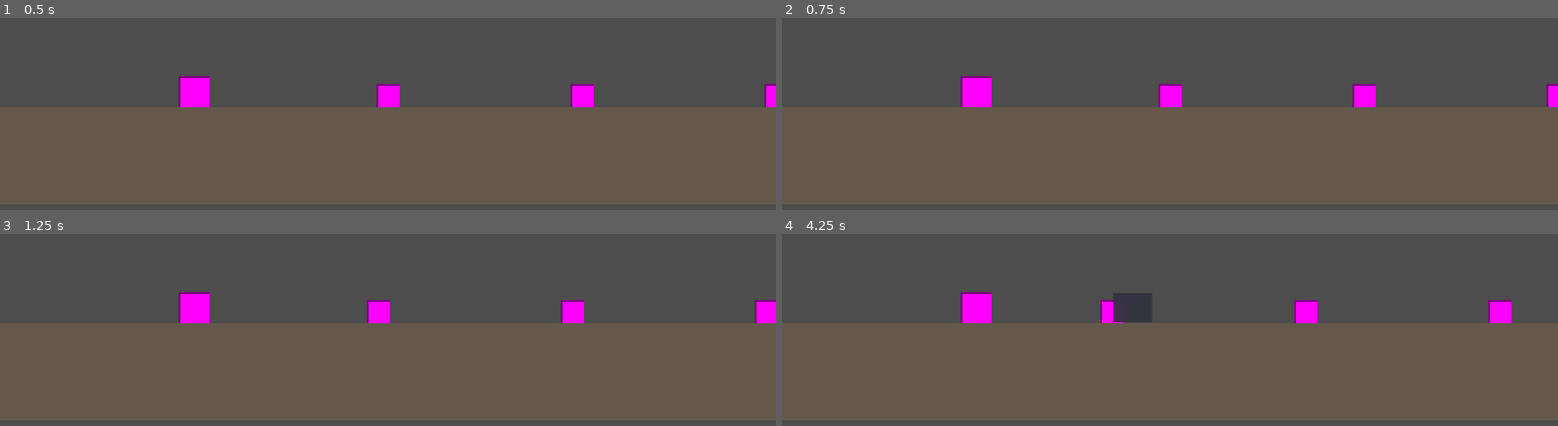
Above: before the commit, frames 1-4 (two rows, left to right).
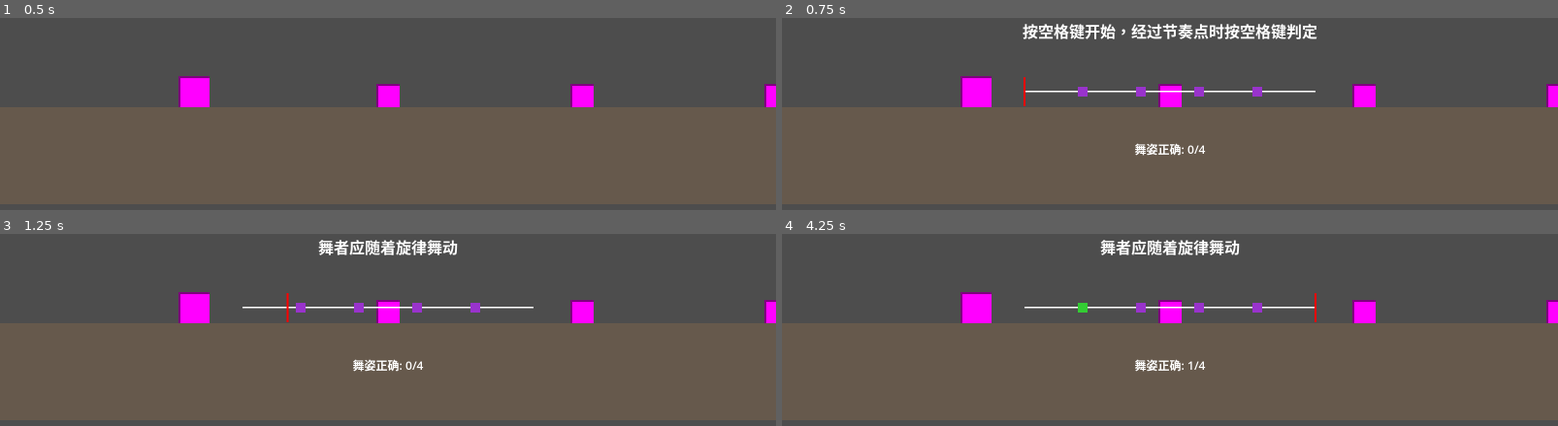
Above: after the commit, the same moments.

Repository: Lnx-Tao/GGJ2026
Game: Godot game, scene res://Scene/GameWorld.tscn
The game is run twice, just before and just after one commit, with the same random seed, the same clock (stepped at 60 frames per second) and the same inputs.
Inputs (mouse positions are in pixels of both pictures, inside the frame that each line leads up to):
- Up to frame 1 (0.5 s): no input
- Up to frame 2 (0.75 s): tap Enter at 0.5 s; move the mouse to (1340, 69) at 0.52 s; hold D from 0.53 s (still down); click (1340, 69) at 0.67 s
- Up to frame 3 (1.25 s): keep holding D; tap Space (ui_select) at 0.77 s
- Up to frame 4 (4.25 s): tap Space (ui_select) at 1.25, 1.52, 3.02, 3.5, 3.77 s; move the mouse to (1014, 330) at 1.27 s; release D at 1.28 s; click (1014, 330) at 1.42 s; tap Enter at 2 s; move the mouse to (outside the picture) at 2.02 s; hold D 2.03-3.53 s; click (outside the picture) at 2.17 s; move the mouse to (1131, 395) at 2.77 s; click (1131, 395) at 2.92 s; move the mouse to (1402, 372) at 3.52 s; click (1402, 372) at 3.67 s

Frame 1 is identical in both runs. In frame 2, 2.8% of the frame differs, in the area x 31-69%, y 3-72%; in frame 3, 2.7%; in frame 4, 4.3%, in the area x 31-100%, y 3-72%.

Commit message:
简陋舞者面具功能
添加了舞者面具功能。现在在玩的时候，按下D键会触发舞者面具的界面，然后按下空格木棒开始移动，移动到点重合时再按空格，则会计舞姿正确一次，否则不计。结束后会自动跳回原来界面

Diff:
--- /dev/null
+++ b/ggj-2026/Prefab/test_player.tscn
@@ -0,0 +1,60 @@
+[gd_scene load_steps=9 format=3 uid="uid://bn27ynf5fsfon"]
+
+[ext_resource type="Texture2D" path="res://Art/people_walk.png" id="1_ilpge"]
+
+[sub_resource type="AtlasTexture" id="AtlasTexture_orww4"]
+atlas = ExtResource("1_ilpge")
+region = Rect2(341, 0, 341, 341)
+
+[sub_resource type="AtlasTexture" id="AtlasTexture_jluux"]
+atlas = ExtResource("1_ilpge")
+region = Rect2(682, 0, 341, 341)
+
+[sub_resource type="AtlasTexture" id="AtlasTexture_3mh6t"]
+atlas = ExtResource("1_ilpge")
+region = Rect2(341, 341, 341, 341)
+
+[sub_resource type="AtlasTexture" id="AtlasTexture_e13in"]
+atlas = ExtResource("1_ilpge")
+region = Rect2(682, 341, 341, 341)
+
+[sub_resource type="AtlasTexture" id="AtlasTexture_giqwq"]
+atlas = ExtResource("1_ilpge")
+region = Rect2(341, 682, 341, 341)
+
+[sub_resource type="AtlasTexture" id="AtlasTexture_r0vw1"]
+atlas = ExtResource("1_ilpge")
+region = Rect2(682, 682, 341, 341)
+
+[sub_resource type="SpriteFrames" id="SpriteFrames_vs8wj"]
+animations = [{
+"frames": [{
+"duration": 1.0,
+"texture": SubResource("AtlasTexture_orww4")
+}, {
+"duration": 1.0,
+"texture": SubResource("AtlasTexture_jluux")
+}, {
+"duration": 1.0,
+"texture": SubResource("AtlasTexture_3mh6t")
+}, {
+"duration": 1.0,
+"texture": SubResource("AtlasTexture_e13in")
+}, {
+"duration": 1.0,
+"texture": SubResource("AtlasTexture_giqwq")
+}, {
+"duration": 1.0,
+"texture": SubResource("AtlasTexture_r0vw1")
+}],
+"loop": true,
+"name": &"walk",
+"speed": 5.0
+}]
+
+[node name="TestPlayer" type="Node2D"]
+
+[node name="animation" type="AnimatedSprite2D" parent="."]
+sprite_frames = SubResource("SpriteFrames_vs8wj")
+animation = &"walk"
+autoplay = "walk"
--- /dev/null
+++ b/ggj-2026/Script/dancer_mask.gd
@@ -0,0 +1,93 @@
+extends Node
+
+## 舞者面具 - 节奏判定系统
+##
+## 使用方法：
+## 1. 调用 start_rhythm_game(beat_count, callback) 开始节奏游戏
+## 2. 系统会自动显示UI并处理输入
+## 3. 完成后通过回调函数返回结果
+##
+## 示例：
+##   DancerMask.start_rhythm_game(4, func(result): print("结果: ", result))
+
+signal rhythm_completed(result: Dictionary)
+
+## 节奏判定UI场景路径
+const UI_SCENE_PATH = "res://UI/dancer_mask_ui.tscn"
+
+## 当前UI实例
+var ui_instance: Control = null
+## CanvasLayer实例（用于屏幕空间显示）
+var canvas_layer: CanvasLayer = null
+
+## 开始节奏游戏
+## beat_count: 需要击中的节奏点数量（默认4个）
+## speed: 指针移动速度（像素/秒，默认200）
+## tolerance: 判定容差范围（像素，默认30）
+func start_rhythm_game(beat_count: int = 4, speed: float = 200.0, tolerance: float = 30.0) -> void:
+	# 如果已有UI在运行，先清理
+	if canvas_layer != null:
+		canvas_layer.queue_free()
+		canvas_layer = null
+		ui_instance = null
+
+	# 加载UI场景
+	var ui_scene = load(UI_SCENE_PATH)
+	if ui_scene == null:
+		push_error("无法加载舞者面具UI场景: " + UI_SCENE_PATH)
+		return
+
+	# 暂停游戏
+	get_tree().paused = true
+
+	# 创建CanvasLayer（屏幕空间，不受相机影响）
+	canvas_layer = CanvasLayer.new()
+	canvas_layer.name = "DancerMaskCanvasLayer"
+	canvas_layer.process_mode = Node.PROCESS_MODE_ALWAYS
+	get_tree().root.add_child(canvas_layer)
+
+	# 创建UI实例
+	ui_instance = ui_scene.instantiate()
+	# 设置UI在暂停时也能处理输入
+	ui_instance.process_mode = Node.PROCESS_MODE_ALWAYS
+	canvas_layer.add_child(ui_instance)
+
+	# 连接完成信号
+	if ui_instance.has_signal("rhythm_completed"):
+		ui_instance.rhythm_completed.connect(_on_rhythm_completed)
+
+	# 初始化UI
+	if ui_instance.has_method("start_game"):
+		ui_instance.start_game(beat_count, speed, tolerance)
+
+## 停止节奏游戏（如果正在运行）
+func stop_rhythm_game() -> void:
+	# 恢复游戏
+	get_tree().paused = false
+
+	# 清理CanvasLayer（会自动清理其子节点）
+	if canvas_layer != null:
+		canvas_layer.queue_free()
+		canvas_layer = null
+		ui_instance = null
+
+## 检查是否正在运行
+func is_active() -> bool:
+	return canvas_layer != null and is_instance_valid(canvas_layer) and ui_instance != null and is_instance_valid(ui_instance)
+
+## 内部回调：节奏游戏完成
+func _on_rhythm_completed(result: Dictionary) -> void:
+	rhythm_completed.emit(result)
+	stop_rhythm_game()
+
+## 静态方法：快速启动（最简单的方式）
+## 在其他脚本中可以直接调用：DancerMask.quick_start(callback)
+static func quick_start(beat_count: int = 4, callback: Callable = Callable()) -> void:
+	var script = load("res://Script/dancer_mask.gd")
+	var instance = script.new()
+	var tree = Engine.get_main_loop()
+	if tree is SceneTree:
+		tree.root.add_child(instance)
+		if callback.is_valid():
+			instance.rhythm_completed.connect(callback)
+		instance.start_rhythm_game(beat_count)
--- /dev/null
+++ b/ggj-2026/Script/dancer_mask_example.gd
@@ -0,0 +1,52 @@
+## 舞者面具使用示例
+##
+## 这个文件展示了如何在其他脚本中调用舞者面具功能
+## 你可以参考这个示例来集成到你的主逻辑中
+
+extends Node
+
+## 方法1: 使用单例方式（推荐）
+func use_dancer_mask_method1() -> void:
+	# 获取舞者面具实例
+	var dancer_mask = load("res://Script/dancer_mask.gd").new()
+	add_child(dancer_mask)
+
+	# 连接完成信号
+	dancer_mask.rhythm_completed.connect(_on_rhythm_completed)
+
+	# 开始节奏游戏
+	# 参数：节奏点数量(4), 指针速度(200), 判定容差(30)
+	dancer_mask.start_rhythm_game(4, 200.0, 30.0)
+
+## 方法2: 直接在GameWorld中使用
+func use_dancer_mask_method2() -> void:
+	# 在GameWorld脚本中，你可以这样调用：
+	var dancer_mask = preload("res://Script/dancer_mask.gd").new()
+	get_tree().root.add_child(dancer_mask)
+
+	# 开始游戏，并设置回调
+	dancer_mask.start_rhythm_game(4, 200.0, 30.0)
+	dancer_mask.rhythm_completed.connect(_on_rhythm_completed)
+
+## 方法3: 作为节点添加到场景中
+## 在GameWorld.tscn中添加一个DancerMask节点，然后：
+func use_dancer_mask_method3() -> void:
+	var dancer_mask = get_node("DancerMask")
+	if dancer_mask != null:
+		dancer_mask.start_rhythm_game(4, 200.0, 30.0)
+		dancer_mask.rhythm_completed.connect(_on_rhythm_completed)
+
+## 节奏游戏完成回调
+func _on_rhythm_completed(result: Dictionary) -> void:
+	print("节奏游戏完成！")
+	print("成功: ", result.get("success", false))
+	print("击中数: ", result.get("hit_count", 0), "/", result.get("total_beats", 0))
+	print("得分: ", result.get("score", 0.0), "%")
+
+	# 根据结果执行后续逻辑
+	if result.get("success", false):
+		# 成功时的处理
+		print("舞者面具能力激活成功！")
+	else:
+		# 失败时的处理
+		print("舞者面具能力激活失败！")
--- /dev/null
+++ b/ggj-2026/Script/dancer_mask_ui.gd
@@ -0,0 +1,216 @@
+extends Control
+
+## 舞者面具UI控制器
+## 负责显示节奏判定界面和处理玩家输入
+
+signal rhythm_completed(result: Dictionary)
+
+## UI节点引用
+@onready var track_line: Line2D = $TrackLine
+@onready var beat_nodes: Node2D = $BeatNodes
+@onready var indicator: ColorRect = $Indicator
+@onready var instruction_label: Label = $InstructionLabel
+@onready var score_label: Label = $ScoreLabel
+
+## 游戏参数
+var beat_count: int = 4
+var pointer_speed: float = 200.0  # 像素/秒
+var tolerance: float = 30.0  # 判定容差（像素）
+
+## 游戏状态
+var is_active: bool = false
+var pointer_moving: bool = false  # 指针是否开始移动
+var pointer_position: float = 0.0
+var track_length: float = 600.0
+var beat_positions: Array[float] = []
+var hit_beats: Array[bool] = []
+var current_beat_index: int = 0
+
+## 开始游戏
+func start_game(beats: int, speed: float, tol: float) -> void:
+	beat_count = beats
+	pointer_speed = speed
+	tolerance = tol
+
+	# 重置状态
+	is_active = true
+	pointer_moving = false  # 等待空格键才开始移动
+	pointer_position = 0.0
+	current_beat_index = 0
+	hit_beats.clear()
+	hit_beats.resize(beat_count)
+	for i in range(beat_count):
+		hit_beats[i] = false
+
+	# 计算节奏点位置（均匀分布）
+	beat_positions.clear()
+	var spacing = track_length / (beat_count + 1)
+	for i in range(beat_count):
+		beat_positions.append(spacing * (i + 1))
+
+	# 创建节奏点
+	_create_beat_nodes()
+
+	# 更新UI
+	_update_ui()
+
+	# 更新指令文本
+	if instruction_label != null:
+		instruction_label.text = "按空格键开始，经过节奏点时按空格键判定"
+
+	# 显示UI
+	visible = true
+
+## 创建节奏点节点
+func _create_beat_nodes() -> void:
+	# 清除旧的节点
+	if beat_nodes != null:
+		for child in beat_nodes.get_children():
+			child.queue_free()
+
+	# 创建新的节奏点（使用圆形，更符合需求）
+	for i in range(beat_count):
+		var beat = ColorRect.new()
+		beat.size = Vector2(20, 20)
+		beat.position = Vector2(beat_positions[i] - 10, -10)
+		beat.color = Color(0.6, 0.2, 0.8, 1.0)  # 紫色
+		# 可选：使用圆形纹理（如果有的话）
+		beat_nodes.add_child(beat)
+
+## 更新UI显示
+func _update_ui() -> void:
+	# 更新指针位置（相对于轨道起点，轨道在X=500处）
+	if indicator != null:
+		indicator.position.x = 500 + pointer_position - 2  # 500是轨道起点，-2是居中调整
+
+	# 更新分数显示
+	if score_label != null:
+		var hit_count = 0
+		for hit in hit_beats:
+			if hit:
+				hit_count += 1
+		score_label.text = "舞姿正确: %d/%d" % [hit_count, beat_count]
+
+	# 更新指令文本（只需要设置一次，但保留以防需要动态更新）
+	if instruction_label != null and instruction_label.text.is_empty():
+		instruction_label.text = "舞者应随着旋律舞动"
+
+## 处理输入
+func _input(event: InputEvent) -> void:
+	if not is_active:
+		return
+
+	# 处理空格键
+	if event is InputEventKey:
+		var key_event := event as InputEventKey
+		if key_event.keycode == KEY_SPACE and key_event.pressed:
+			if not pointer_moving:
+				# 第一次按空格，开始移动
+				pointer_moving = true
+				if instruction_label != null:
+					instruction_label.text = "舞者应随着旋律舞动"
+			else:
+				# 移动中按空格，进行判定
+				_check_hit()
+
+## 检查是否击中节奏点
+func _check_hit() -> void:
+	# 找到最近的节奏点
+	var nearest_index = -1
+	var nearest_distance = tolerance + 1.0
+
+	for i in range(beat_count):
+		if hit_beats[i]:  # 已经击中过，跳过
+			continue
+
+		var distance = abs(pointer_position - beat_positions[i])
+		if distance < nearest_distance:
+			nearest_distance = distance
+			nearest_index = i
+
+	# 判定
+	if nearest_index >= 0 and nearest_distance <= tolerance:
+		hit_beats[nearest_index] = true
+		current_beat_index += 1
+
+		# 视觉反馈：改变节奏点颜色
+		if beat_nodes != null and beat_nodes.get_child_count() > nearest_index:
+			var beat_node = beat_nodes.get_child(nearest_index)
+			if beat_node is ColorRect:
+				beat_node.color = Color(0.2, 0.8, 0.2, 1.0)  # 绿色表示成功
+
+		# 检查是否全部完成
+		if current_beat_index >= beat_count:
+			_complete_game(true)
+		else:
+			_update_ui()
+	else:
+		# 未击中，可以添加失败反馈
+		pass
+
+## 完成游戏
+func _complete_game(success: bool) -> void:
+	is_active = false
+
+	# 计算击中数量
+	var hit_count = 0
+	for hit in hit_beats:
+		if hit:
+			hit_count += 1
+
+	var result = {
+		"success": success,
+		"hit_count": hit_count,
+		"total_beats": beat_count,
+		"score": float(hit_count) / float(beat_count) * 100.0
+	}
+
+	# 延迟一小段时间后发送结果，让玩家看到最终状态
+	await get_tree().create_timer(0.5).timeout
+	rhythm_completed.emit(result)
+	queue_free()
+
+## 游戏循环
+func _process(delta: float) -> void:
+	if not is_active:
+		return
+
+	# 只有在开始移动后才更新指针位置
+	if pointer_moving:
+		# 移动指针
+		pointer_position += pointer_speed * delta
+
+		# 检查是否超出范围
+		if pointer_position > track_length:
+			# 如果还有未击中的节奏点，判定为失败
+			if current_beat_index < beat_count:
+				_complete_game(false)
+			else:
+				_complete_game(true)
+			return
+
+	# 更新UI（每帧更新指针位置和分数）
+	_update_ui()
+
+## 初始化
+func _ready() -> void:
+	# 确保在暂停时也能处理
+	process_mode = Node.PROCESS_MODE_ALWAYS
+
+	# 获取节点引用（如果场景中已定义）
+	if track_line == null:
+		track_line = $TrackLine
+	if beat_nodes == null:
+		beat_nodes = $BeatNodes
+	if indicator == null:
+		indicator = $Indicator
+	if instruction_label == null:
+		instruction_label = $InstructionLabel
+	if score_label == null:
+		score_label = $ScoreLabel
+
+	# 设置轨道长度和位置（轨道在屏幕中央，X=500开始）
+	track_length = 600.0
+
+	# 初始隐藏
+	visible = false
--- a/ggj-2026/Script/game_world.gd
+++ b/ggj-2026/Script/game_world.gd
@@ -6,8 +6,51 @@
 @onready var camera: Camera2D = $Camera2D
 @onready var character: CharacterBody2D = $Character
 
+## 舞者面具实例（可选，如果需要管理生命周期）
+var dancer_mask: Node = null
+var dancer_mask_active: bool = false  # 防止重复触发
+
 func _process(_delta: float) -> void:
 	if not is_instance_valid(character):
 		return
 	# 相机跟随：使人物始终在画面 x=CHARACTER_SCREEN_X 处（视口中心 800，故相机 = 人物 - 400）
 	camera.global_position = character.global_position + Vector2(800 - CHARACTER_SCREEN_X, 0.0)
+
+func _input(event: InputEvent) -> void:
+	# 测试：按D键触发舞者面具界面（只触发一次）
+	if event is InputEventKey:
+		var key_event := event as InputEventKey
+		if key_event.keycode == KEY_D and key_event.pressed and not dancer_mask_active:
+			dancer_mask_active = true
+			use_dancer_mask()
+
+## 使用舞者面具的示例函数
+## 你的同学可以这样调用：get_node("/root/GameWorld").use_dancer_mask()
+func use_dancer_mask(beat_count: int = 4) -> void:
+	# 方法1：使用静态快速启动（推荐）
+	var DancerMask = load("res://Script/dancer_mask.gd")
+	DancerMask.quick_start(beat_count, _on_dancer_mask_completed)
+
+	# 方法2：创建实例并管理（如果需要更多控制）
+	# dancer_mask = load("res://Script/dancer_mask.gd").new()
+	# get_tree().root.add_child(dancer_mask)
+	# dancer_mask.rhythm_completed.connect(_on_dancer_mask_completed)
+	# dancer_mask.start_rhythm_game(beat_count, 200.0, 30.0)
+
+## 舞者面具完成回调
+func _on_dancer_mask_completed(result: Dictionary) -> void:
+	print("舞者面具节奏游戏完成！")
+	print("成功: ", result.get("success", false))
+	print("击中: ", result.get("hit_count", 0), "/", result.get("total_beats", 0))
+	print("得分: ", result.get("score", 0.0), "%")
+
+	# 重置标志，允许再次触发
+	dancer_mask_active = false
+
+	# 在这里添加你的后续逻辑
+	if result.get("success", false):
+		# 例如：激活舞者面具的特殊能力
+		print("舞者面具能力激活成功！")
+		# activate_dancer_mask_ability()
+	else:
+		print("舞者面具能力激活失败！")
--- /dev/null
+++ b/ggj-2026/UI/dancer_mask_ui.tscn
@@ -0,0 +1,48 @@
+[gd_scene load_steps=2 format=3 uid="uid://dancer_mask_ui"]
+
+[ext_resource type="Script" path="res://Script/dancer_mask_ui.gd" id="1_ui_script"]
+
+[node name="DancerMaskUI" type="Control"]
+script = ExtResource("1_ui_script")
+anchor_right = 1.0
+anchor_bottom = 1.0
+grow_horizontal = 2
+grow_vertical = 2
+mouse_filter = 0
+
+[node name="TrackLine" type="Line2D" parent="."]
+position = Vector2(500, 450)
+width = 3.0
+default_color = Color(1, 1, 1, 1)
+points = PackedVector2Array(0, 0, 600, 0)
+
+[node name="BeatNodes" type="Node2D" parent="."]
+position = Vector2(500, 450)
+
+[node name="Indicator" type="ColorRect" parent="."]
+offset_left = 498.0
+offset_top = 420.0
+offset_right = 502.0
+offset_bottom = 480.0
+color = Color(1, 0, 0, 1)
+mouse_filter = 2
+
+[node name="InstructionLabel" type="Label" parent="."]
+offset_left = 0.0
+offset_right = 1600.0
+offset_top = 300.0
+offset_bottom = 350.0
+theme_override_font_sizes/font_size = 32
+theme_override_colors/font_color = Color(1, 1, 1, 1)
+text = "按空格键开始，经过节奏点时按空格键判定"
+horizontal_alignment = 1
+
+[node name="ScoreLabel" type="Label" parent="."]
+offset_left = 0.0
+offset_right = 1600.0
+offset_top = 550.0
+offset_bottom = 600.0
+theme_override_font_sizes/font_size = 24
+theme_override_colors/font_color = Color(1, 1, 1, 1)
+text = "舞姿正确: 0/4"
+horizontal_alignment = 1
Not shown: 1 places in ggj-2026/Prefab/character.tscn that only renumber resources
Not shown, added: ggj-2026/Script/dancer_mask.gd.uid
Not shown, added: ggj-2026/Script/dancer_mask_example.gd.uid
Not shown, added: ggj-2026/Script/dancer_mask_ui.gd.uid
Not shown, added: ggj-2026/QUICK_START.md
Not shown, added: ggj-2026/Script/DANCER_MASK_README.md
Not shown, added: ggj-2026/UI界面说明.md
